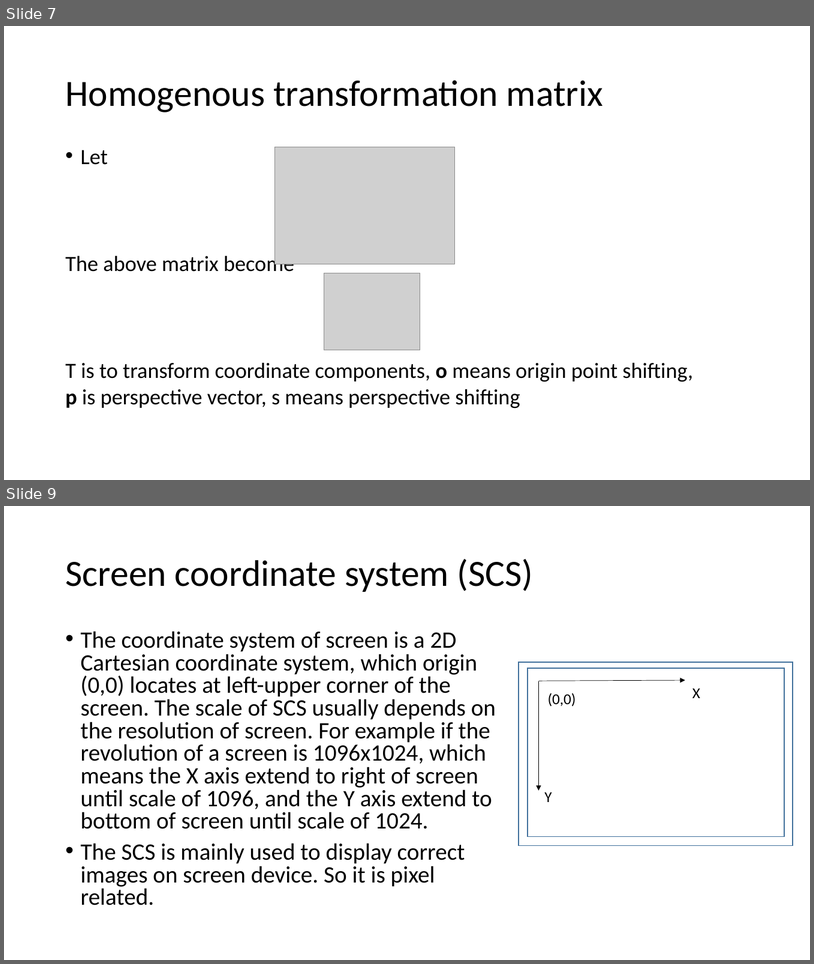
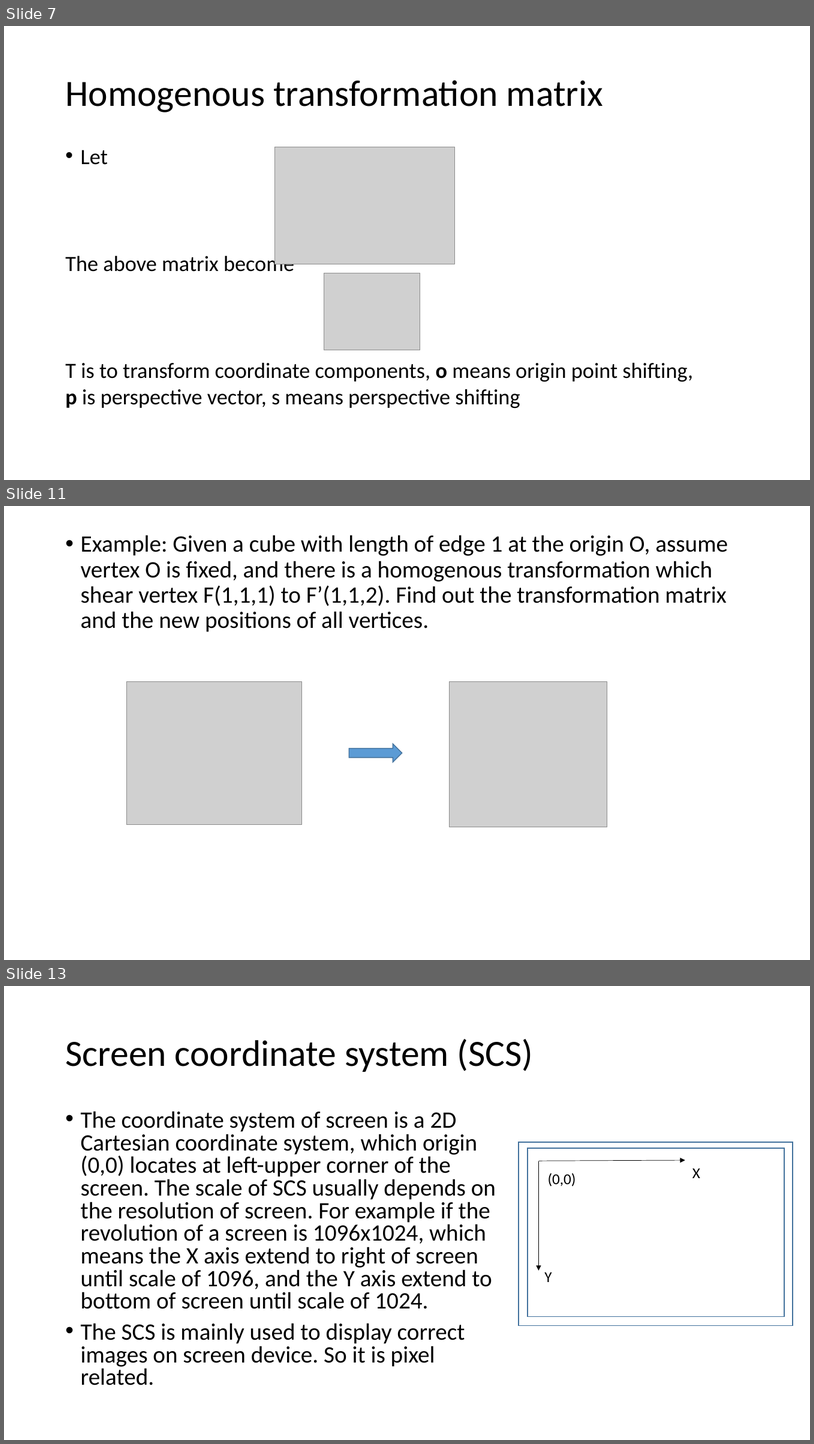
Before and after one commit to Jinny-Ching/cad_cam_course, a slide deck: Coordinate system.pptx. Shown one above the other, each under a label of ours: slides 7 and 9 before the commit, slides 7, 11 and 13 after it; the slides between them are not shown. The pictures are 814x964 and 814x1444 pixels, drawn with LibreOffice and Linux fonts; fonts in the diff are those of the drawing; grey boxes stand for pictures. Boxes give left, top, right and bottom in pixels: in the first picture for what was removed or moved away, otherwise in the second. Text is boxed around its words. In the diff, an @@ line names an element or a change of style, - is before the commit and + after.

Commit message:
add an homogenous transformation matrix example

```diff
--- a/Coordinate system.pptx
+++ b/Coordinate system.pptx
@@ slide 11 added at bbox=[4, 506, 810, 960], background #FFFFFF @@
@@ text added at bbox=[81, 535, 728, 632], 28 pt, text #000000 @@
+• Example: Given a cube with length of edge 1 at the origin O, assume vertex O is fixed, and there is a homogenous transformation which shear vertex F(1,1,1) to F’(1,1,2). Find out the transformation matrix and the new positions of all vertices.
@@ picture added at bbox=[127, 681, 302, 824] @@
@@ picture added at bbox=[450, 681, 608, 826] @@
@@ right arrow added at bbox=[350, 744, 402, 762], fill #5B9BD5, outline #43739E 1 pt @@
@@ what was slide 9 is now slide 13 @@
```
Also in this commit, not shown: 2 slides changed, 3 other slides added, 1 other file.
